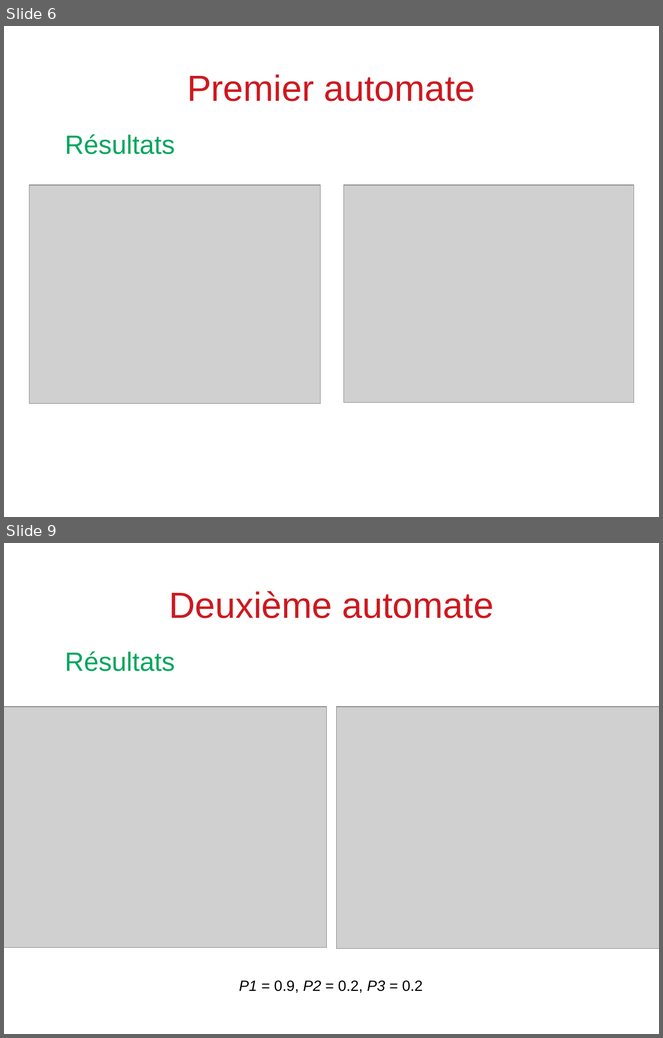
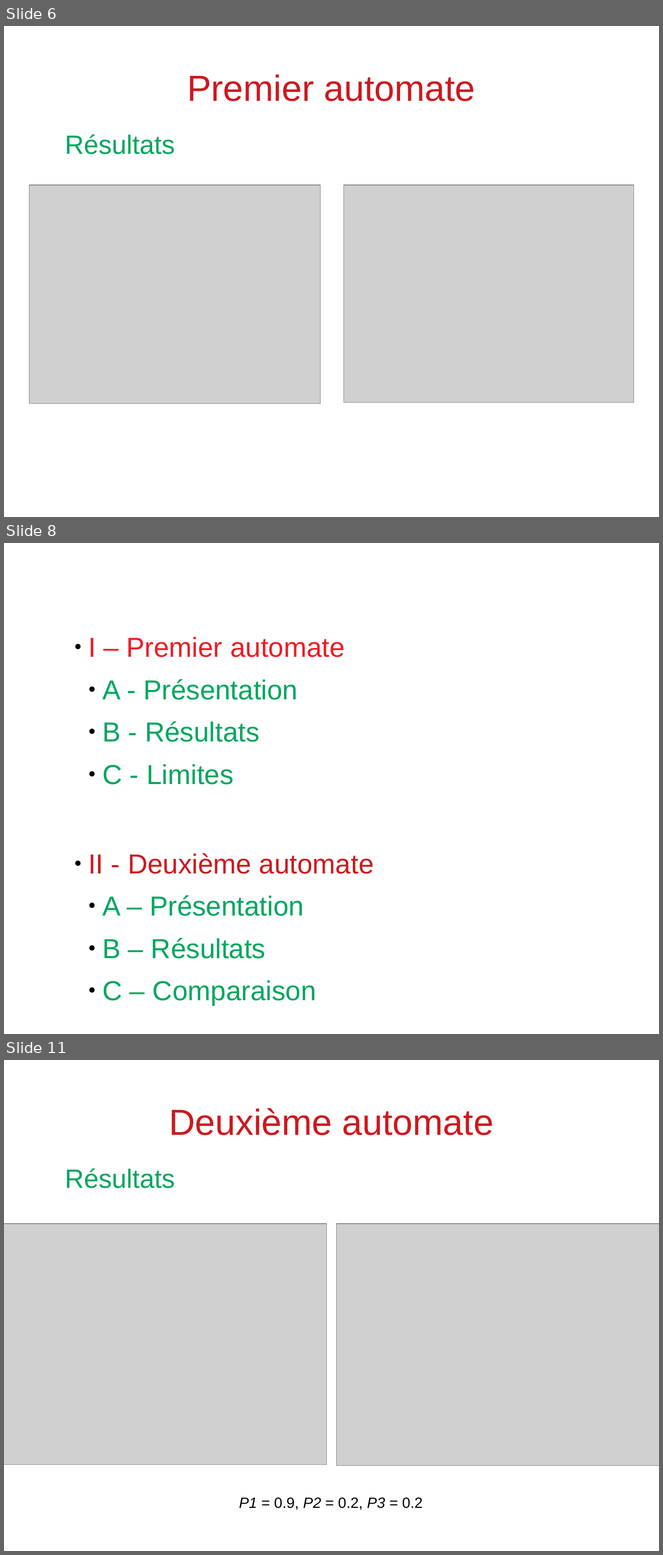
Before and after one commit to Arthurrre/TIPE_Automate, a slide deck: diapo/présentation.odp. Shown one above the other, each under a label of ours: slides 6 and 9 before the commit, slides 6, 8 and 11 after it; the slides between them are not shown. The pictures are 663x1038 and 663x1555 pixels, drawn with LibreOffice and Linux fonts; fonts in the diff are those of the drawing; grey boxes stand for pictures. Boxes give left, top, right and bottom in pixels: in the first picture for what was removed or moved away, otherwise in the second. Text is boxed around its words. In the diff, an @@ line names an element or a change of style, - is before the commit and + after.

```diff
--- a/diapo/présentation.odp
+++ b/diapo/présentation.odp
@@ slide 8 added at [4,543,659,1034], background #FFFFFF @@
@@ text added at [88,637,374,1006], 33.3 pt, text #00A65D @@
+● I – Premier automate
+  ● A - Présentation
+  ● B - Résultats
+  ● C - Limites
+● II - Deuxième automate
+  ● A – Présentation
+  ● B – Résultats
+  ● C – Comparaison
@@ what was slide 9 is now slide 11 @@
```
Also in this commit, not shown: 4 slides changed, 1 other slide added, 4 other files.
